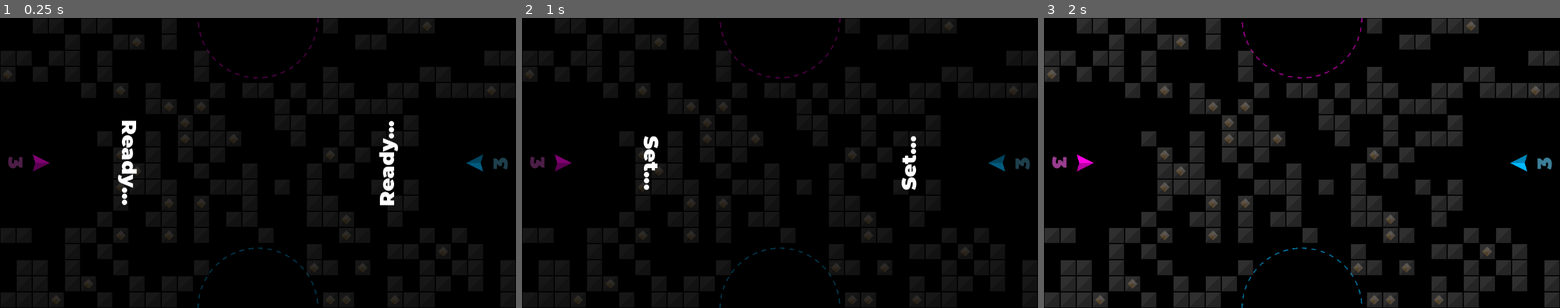
Above: before the commit, frames 1-3 (left to right).
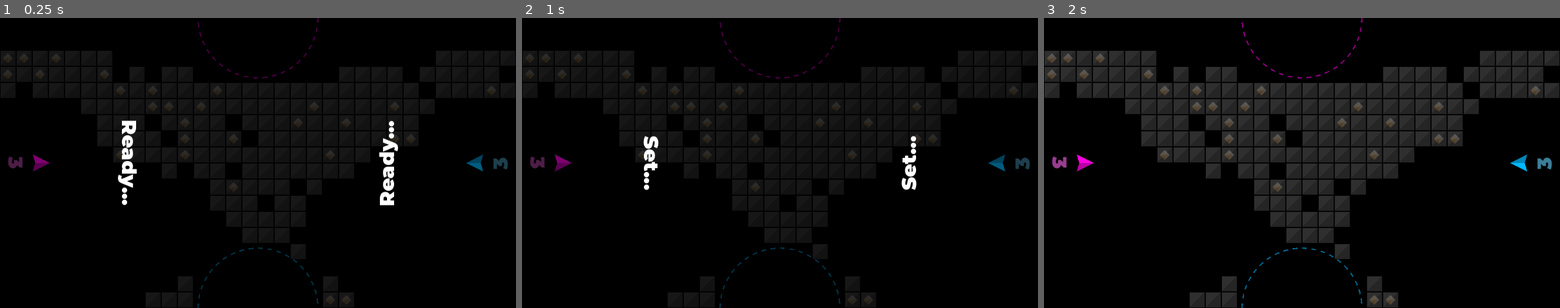
Above: after the commit, the same moments.

Repository: outrightmental/Blockbusters
Game: Godot game, scene res://scenes/play_game.tscn
Two runs of this game, one before a commit and one after it. Both use one fixed random seed, a clock stepped at 60 frames per second and the inputs below. This scene is started directly instead of the project's main scene.
Inputs:
- Up to frame 1 (0.25 s): no input
- Up to frame 2 (1 s): tap Enter (ui_accept) at 0.5, 0.77 s; hold Right (ui_right) from 0.53 s (still down)
- Up to frame 3 (2 s): tap Enter (ui_accept) at 1.25, 1.52 s; release Right (ui_right) at 1.28 s; hold Down (ui_down) from 1.28 s (still down)

The runs differ from the first frame. In frame 1, 0.6% of the frame differs, in the area x 9-87%, y 0-99%; in frame 2, 0.6%; in frame 3, 28%, in the area x 0-100%, y 0-100%.

Commit message:
Board generation by gradient pattern (#49)
Algorithm for board generation that begins by generating a gradient pattern covering the board, then places blocks in all grid squares having a value > G. We will still only place N grid squares total, where N is a predetermined percentage of the total board coverage.

Algorithm design: jsfiddle.net/charneykaye/0c2pwts1/83

Diff:
--- a/scenes/play_game.gd
+++ b/scenes/play_game.gd
@@ -20,6 +20,7 @@
 const HOME_CLEARANCE_RADIUS: int      = 130
 const BLOCK_CENTER: int               = floori(BLOCK_SIZE * 0.5)
 const BLOCK_COUNT_MAX: int            = floori(GRID_COUNT_MAX * BLOCK_COUNT_RATIO)
+const BLOCK_ATTEMPT_MAX: int          = 1_000_000 # max attempts to place a block
 const BLOCK_COUNT_RATIO: float        = 0.3 # ratio of the grid that is filled with blocks
 const BLOCK_SIZE: int                 = 32
 const GEM_COUNT_RATIO: float          = 0.05 # ratio of the grid that is filled with gems
@@ -29,8 +30,10 @@
 const GAME_CHECK_OVER_DELAY: float    = 0.3 # tiny delay before checking game over state, to allow projectiles to finish
 const MODAL_NEUTRAL_TEXT_COLOR: Color = Color(1, 1, 1, 1)
 const INITIAL_GEMS_IN_BLOCKS: int     = floori(GRID_COUNT_MAX * GEM_COUNT_RATIO)
+const GRID_MESH_THRESHOLD: float      = 0.62
 # Variables
 var grid: Dictionary           = {}
+var mesh: Dictionary           = {}
 var block_count: int           = 0
 var gem_count: int             = 0
 var started_at_ticks_msec: int = 0
@@ -134,22 +137,35 @@
 # Create the board with blocks and gems, and spawn player homes, ships, and scores
 # Instantiate a models/ship/ship.gd for each player, so set player_num = 1 or 2 respectively
 # Player 1 is 10% in from the left, vertical center, and Player 2 is 10% in from the right, vertical center.
+#
+# Before generating the board grid, generate a Gradient Mesh -- see https://github.com/outrightmental/Blasteroids/issues/30
+# A block will only be placed if that block is above GRID_MESH_THRESHOLD in the gradient mesh
+#
 func _create_board() -> void:
+	var block_attempt_count: int = 0
+	_generate_mesh(floor(randf() * SEED_MAX))
 	var viewport_size: Vector2 = get_viewport().get_visible_rect().size
-	var player_ship_1: Ship = _spawn_player_ship(1, Vector2(viewport_size.x * 0.08, viewport_size.y * 0.5), 0)
-	var player_ship_2: Ship = _spawn_player_ship(2, Vector2(viewport_size.x * 0.92, viewport_size.y * 0.5), PI)
+	var player_ship_1: Ship    = _spawn_player_ship(1, Vector2(viewport_size.x * 0.08, viewport_size.y * 0.5), 0)
+	var player_ship_2: Ship    = _spawn_player_ship(2, Vector2(viewport_size.x * 0.92, viewport_size.y * 0.5), PI)
 	_spawn_player_score(1, Vector2(viewport_size.x * 0.03, viewport_size.y * 0.5), PI/2)
 	_spawn_player_score(2, Vector2(viewport_size.x * 0.97, viewport_size.y * 0.5), -PI/2)
 	var player_home_1: Home            = _spawn_player_home(1, Vector2(viewport_size.x * 0.5, 0), 0)
 	var player_home_2: Home            = _spawn_player_home(2, Vector2(viewport_size.x * 0.5, viewport_size.y), PI)
 	var home_positions: Array[Vector2] = [player_home_1.position, player_home_2.position, player_ship_1.position, player_ship_2.position]
 
-	while block_count < BLOCK_COUNT_MAX:
+	while block_count < BLOCK_COUNT_MAX and block_attempt_count < BLOCK_ATTEMPT_MAX:
+		block_attempt_count += 1
 		var x: int = randi() % GRID_COLS
 		var y: int = randi() % GRID_ROWS
 		if not grid.has(x):
 			grid[x] = {}
 		if grid[x].has(y):
+			continue
+		if not mesh.has(x):
+			continue
+		if not mesh[x].has(y):
+			continue
+		if mesh[x][y] < GRID_MESH_THRESHOLD:
 			continue
 		if _is_clear_of_all(HOME_CLEARANCE_RADIUS, _grid_position(x, y), home_positions):
 			block_count += 1
@@ -245,3 +261,44 @@
 func _unpause_game() -> void:
 	if get_tree():
 		get_tree().paused = false
+
+
+# ------------------------------------------------------------------ #
+# Pertaining to generating a gradient mesh                           #
+# ------------------------------------------------------------------ #
+const PI: float             = 3.14159
+const SEED_MAX: int         = 1_000_000_000
+const SEED_F1: int          = 18_285_756
+const SEED_F2: int          = 89_074_356
+const SEED_F3: int          = 973_523_665
+const SEED_F4: int          = 167_653_873
+const SEED_F5: int          = 423_587_300
+const SEED_F6: int          = 798_647_400
+const DEMO_REPETITIONS: int = 1_000
+
+
+func _modulate(x: float, max_val: float, range_val: float) -> float:
+	return 2.0 * range_val * (fmod(x, max_val) / max_val) - range_val
+
+
+func _generate_mesh(_seed: int) -> void:
+	# Factors between −1 and 1
+	var f1 := _modulate(_seed, SEED_F1, 1.0)
+	var f2 := _modulate(_seed, SEED_F2, 1.0)
+	var f3 := _modulate(_seed, SEED_F3, 1.0)
+	var f4 := _modulate(_seed, SEED_F4, 1.0)
+	var f5 := _modulate(_seed, SEED_F5, 1.0)
+	var f6 := _modulate(_seed, SEED_F6, 1.0)
+
+	for x in range(GRID_COLS):
+		mesh[x] = {}
+		for y in range(GRID_ROWS):
+			var r  := float(x * GRID_COLS + y) / GRID_COUNT_MAX
+			var g1 := cos(f1 * PI * x / GRID_COLS)
+			var g2 := sin(f2 * PI * y / GRID_ROWS)
+			var g3 := sin(f3 * PI * r)
+			var g4 := sin(f4 * PI * r)
+			var g5 := sin(f5 * PI * r)
+			var g6 := sin(f6 * PI * r)
+			var z  := sin(PI * wrap(g1 + g2 + g3 * g4 * g5 * g6, 0.0, 1.0))
+			mesh[x][y] = z
